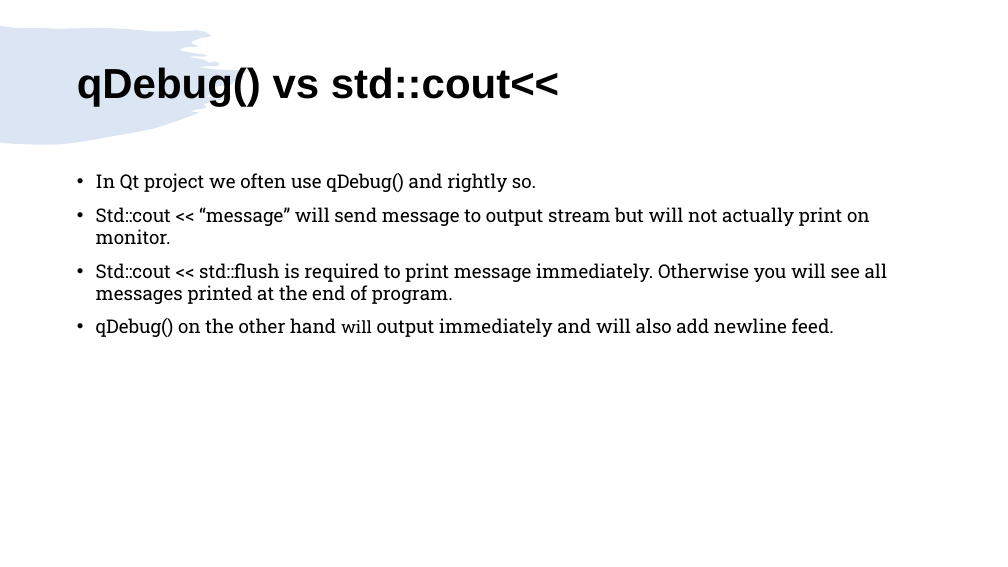
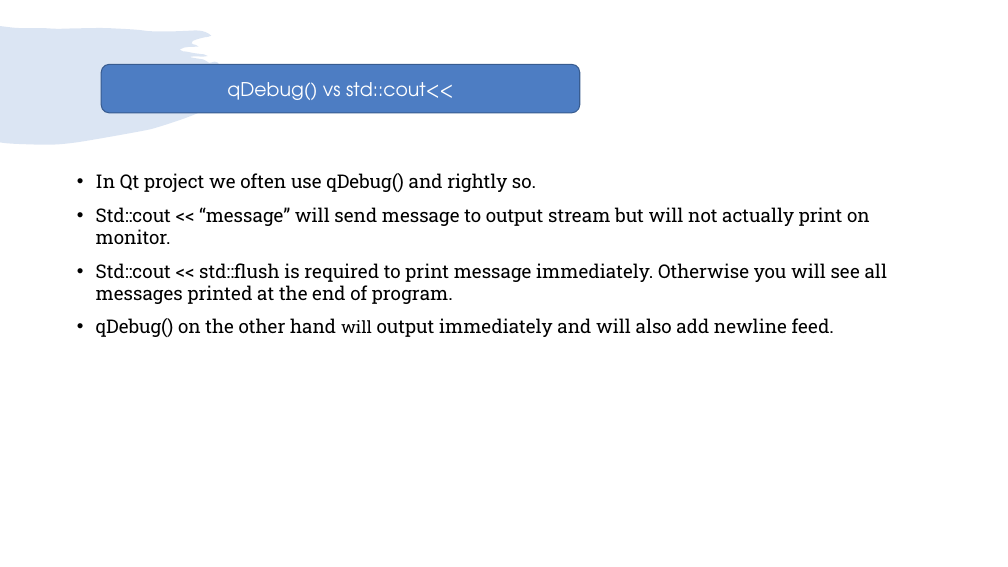
Before and after one commit to girishlande/QtProjects, a slide deck: slide 4 of learnings.pptx (slide 3 before the commit). Drawn at 1008x567 pixels with LibreOffice and Linux fonts; fonts in the diff are those of the drawing. Boxes give left, top, right and bottom in pixels: in the first picture for what was removed or moved away, otherwise in the second. Text is boxed around its words. In the diff, an @@ line names an element or a change of style, - is before the commit and + after.

```diff
--- a/learnings.pptx
+++ b/learnings.pptx
@@ rounded rectangle "qDebug() vs std::cout<<" resized from (x1=77, y1=67, x2=559, y2=107) to (x1=101, y1=64, x2=580, y2=113) @@
@@ rounded rectangle "qDebug() vs std::cout<<" at (x1=101, y1=64, x2=580, y2=113): size 40 to 18 pt, font Arial to TeX Gyre Adventor, text colour #000000 to #FFFFFF, bold off; alignment left to centre; line spacing 0.9 to 1; fill none to #4D7DC3; outline none to #395C90 1 pt @@
```
Also in this commit, not shown: 9 other slides changed, 16 slides added.
